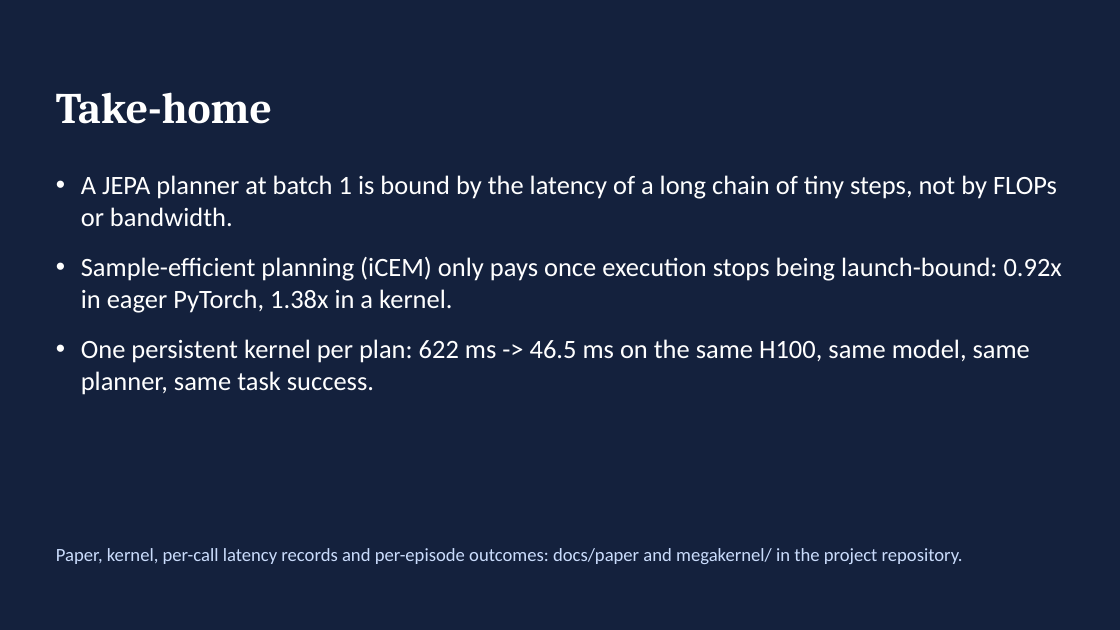
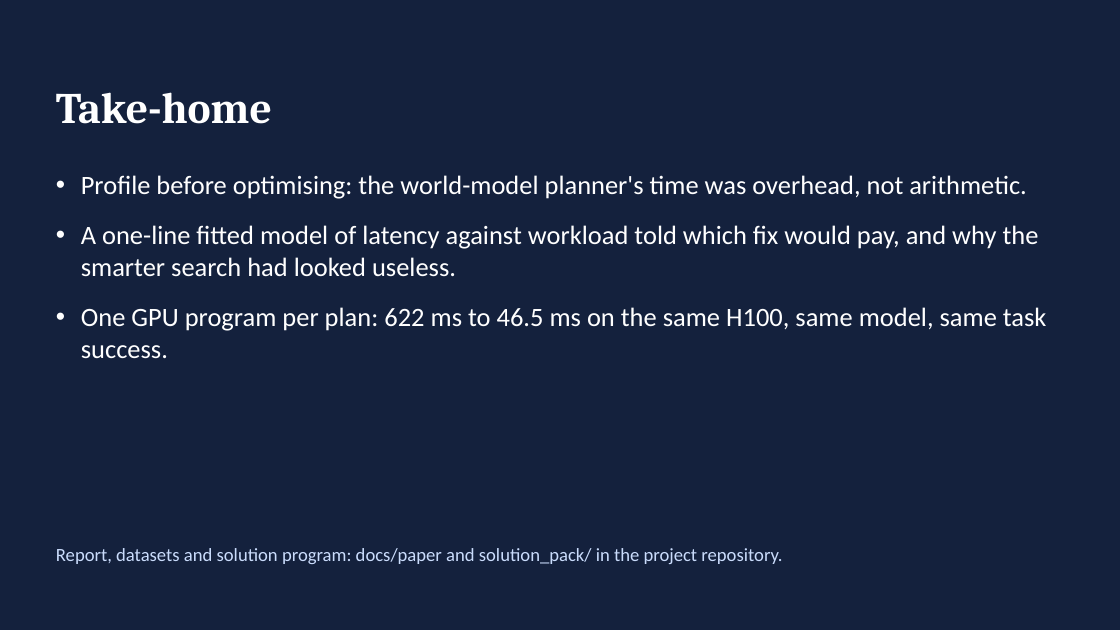
Before and after one commit to antoinenguyen27/lewm-flash, a slide deck: slide 14 of docs/paper/presentation.pptx (slide 17 before the commit). Drawn at 1120x630 pixels with LibreOffice and Linux fonts; fonts in the diff are those of the drawing. Boxes give left, top, right and bottom in pixels: in the first picture for what was removed or moved away, otherwise in the second. Text is boxed around its words. In the diff, an @@ line names an element or a change of style, - is before the commit and + after.

```diff
--- a/docs/paper/presentation.pptx
+++ b/docs/paper/presentation.pptx
@@ text at bbox=[81, 175, 1047, 358]: text changed @@
-• A JEPA planner at batch 1 is bound by the latency of a long chain of tiny steps, not by FLOPs or bandwidth.
-• Sample-efficient planning (iCEM) only pays once execution stops being launch-bound: 0.92x in eager PyTorch, 1.38x in a kernel.
-• One persistent kernel per plan: 622 ms -> 46.5 ms on the same H100, same model, same planner, same task success.
+• Profile before optimising: the world-model planner's time was overhead, not arithmetic.
+• A one-line fitted model of latency against workload told which fix would pay, and why the smarter search had looked useless.
+• One GPU program per plan: 622 ms to 46.5 ms on the same H100, same model, same task success.
@@ text at bbox=[56, 548, 782, 564]: text changed @@
-Paper, kernel, per-call latency records and per-episode outcomes: docs/paper and megakernel/ in the project repository.
+Report, datasets and solution program: docs/paper and solution_pack/ in the project repository.
```
Also in this commit, not shown: 6 other slides changed, 7 slides added, 10 slides removed, 33 other files.
